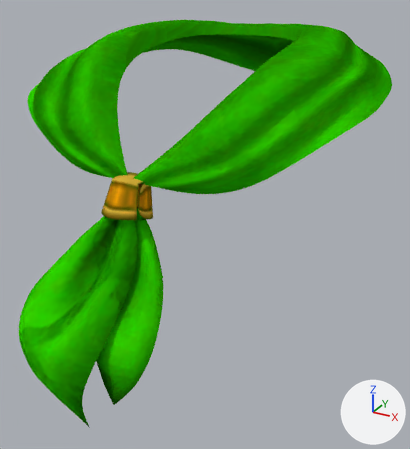
A saved change to the Blender file Scenes, Models, and Textures/Pichu/CSProject Pose/Pichu Standard/Pichu_Standard.blend.
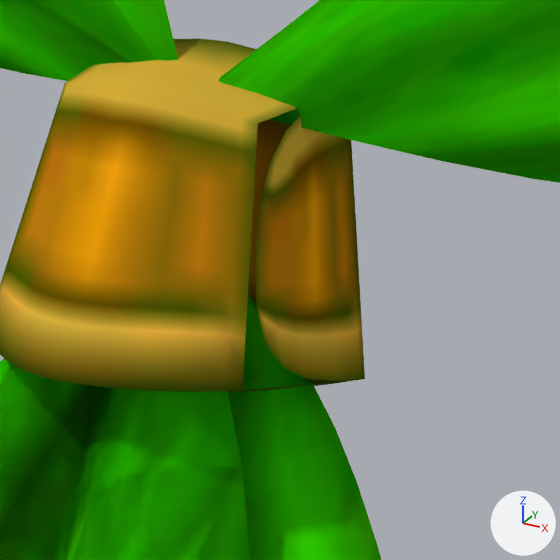
Each version appears first whole from a 50 mm camera at (0.862, -1.72, 1.544) aimed at (0.027, -0.201, 0.785), and next in a close-up on the part from 25% to 44% of the width and 37% to 54% of the height. The lights are fixed; the arrows at lower right show +X, +Y and +Z. The same objects are shown in both versions, whatever each file hides.

Names of what the first close-up shows: 'Scarf (Green)'.
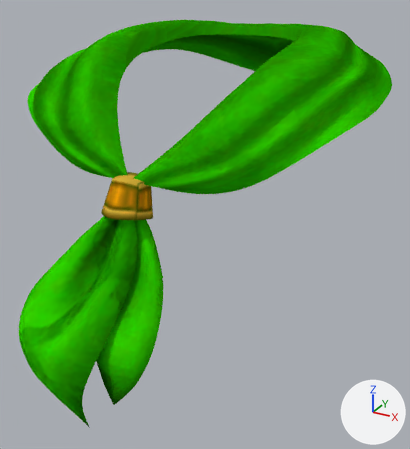
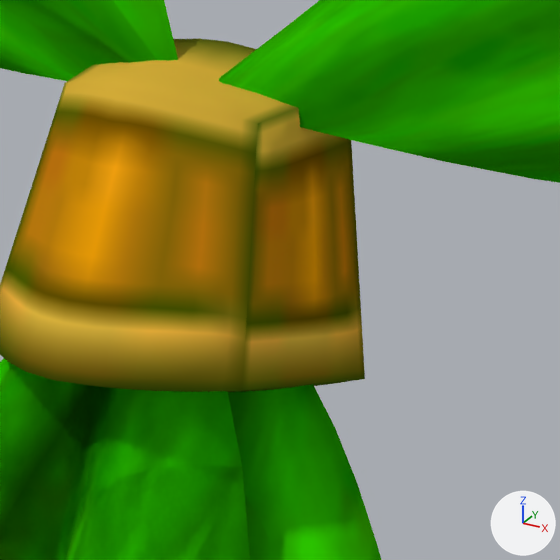
Where the change shows, as pixel boxes [x1, y1, x2, y2] in the close-ups (560 x 560 px; the box of a moved part takes in the faces that stretch with it):
part 1 of me_joint_0_object_10, moved or reshaped: [54, 42, 361, 392] in both

Diff of the bpy script that builds the scene:
```diff
--- a/Scenes, Models, and Textures/Pichu/CSProject Pose/Pichu Standard/Pichu_Standard.blend.py
+++ b/Scenes, Models, and Textures/Pichu/CSProject Pose/Pichu Standard/Pichu_Standard.blend.py
@@ me_joint_0_object_10 @@
 # used by ob_scarf__green; location = (0.0, 0.0, 0.0); rotation_euler = (1.571, 0.0, 0.0), in degrees (90, 0, 0); scale = (0.15, 0.15, 0.15)
-me_joint_0_object_10.from_pydata(...)  # 271 vertices, 418 faces, 4 loose edges; spans x -3.67..3.68, y 2.45..9.37, z -3.48..5.67
+me_joint_0_object_10.from_pydata(...)  # 267 vertices, 418 faces, 4 loose edges; spans x -3.67..3.68, y 2.45..9.37, z -3.48..5.67
+# me_joint_0_object_10 part 1
+# 4 vertices are removed from x -0.39..0.36, y 6.23..6.98, z 3.55..4.12
+# 9 faces are deleted
+# 9 new faces join them, mat_joint_0_object_11_material_11_001 (picture img_texture_14_cmp_png_001)
 me_joint_0_object_10.materials.append(mat_joint_0_object_10_material_10)
```
